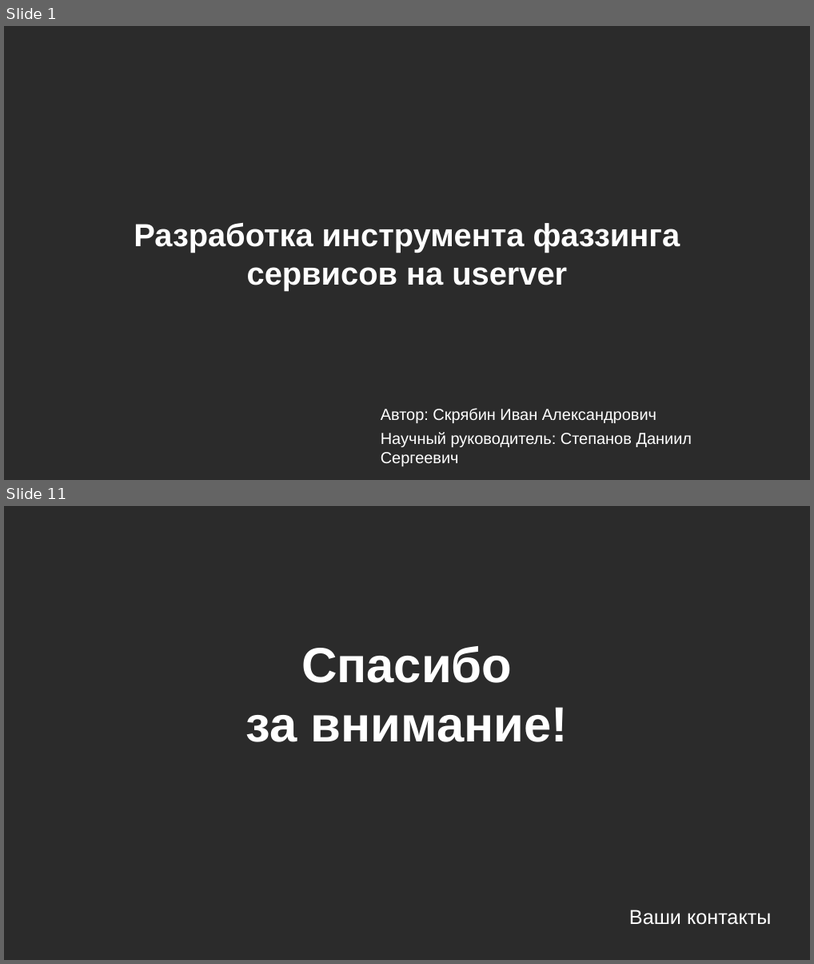
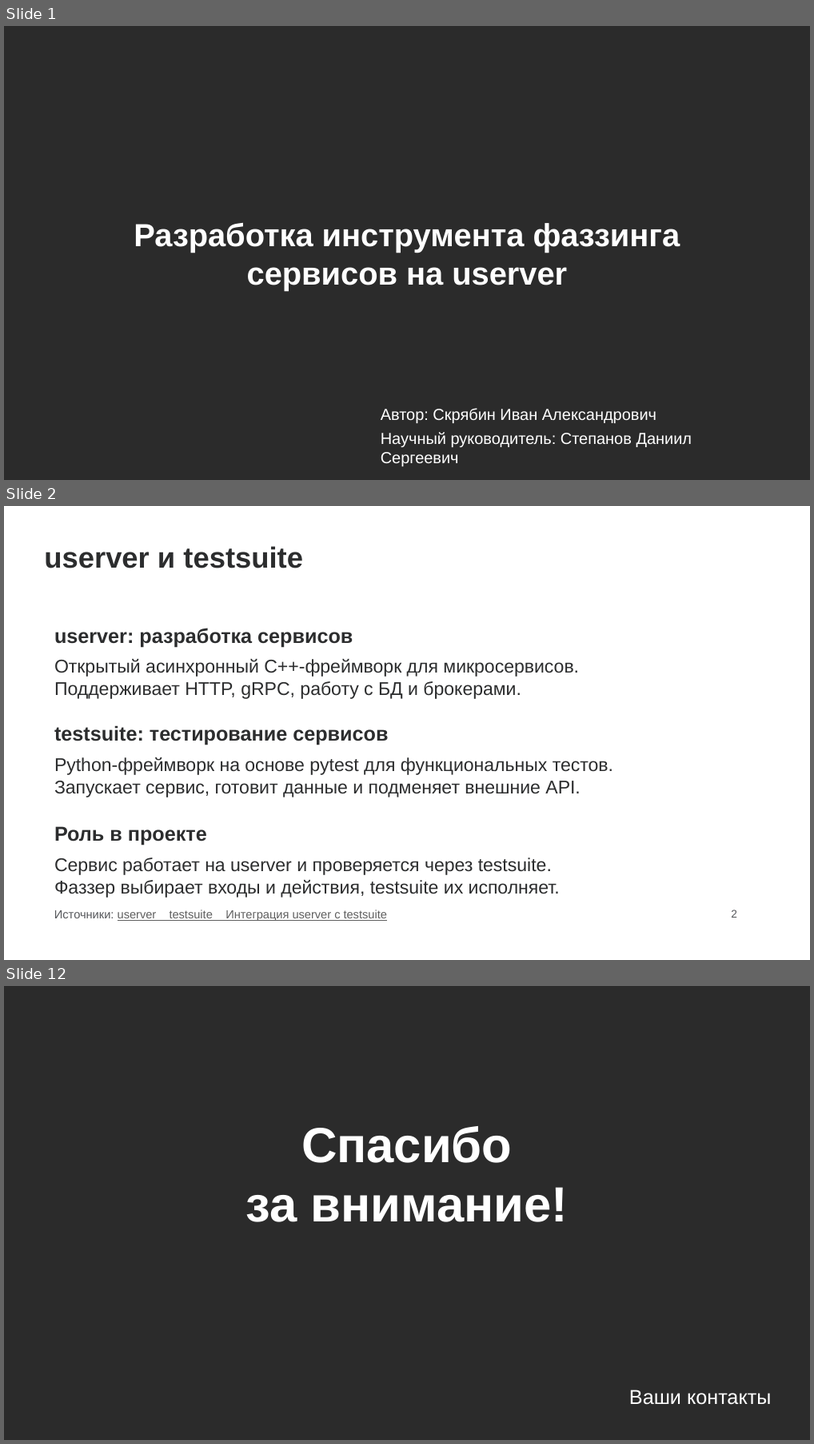
Before and after one commit to Malevrovich/userver-fuzzing, a slide deck: docs/presentation/project.pptx. Shown one above the other, each under a label of ours: slides 1 and 11 before the commit, slides 1, 2 and 12 after it; the slides between them are not shown. The pictures are 814x964 and 814x1444 pixels, drawn with LibreOffice and Linux fonts; fonts in the diff are those of the drawing; background and template pictures are left out; a plain dark background stands for a picture behind light text. Boxes give left, top, right and bottom in pixels: in the first picture for what was removed or moved away, otherwise in the second. Text is boxed around its words. In the diff, an @@ line names an element or a change of style, - is before the commit and + after.

Commit message:
docs: introduce userver and testsuite in thesis slides

```diff
--- a/docs/presentation/project.pptx
+++ b/docs/presentation/project.pptx
@@ slide 2 added at (x1=4, y1=506, x2=810, y2=960), background picture (left out) @@
@@ title added at (x1=44, y1=546, x2=303, y2=568), 26 pt, text #2C2D2E, bold @@
+userver и testsuite
@@ text added at (x1=54, y1=628, x2=353, y2=647), 18 pt, text #2C2D2E, bold @@
+userver: разработка сервисов
@@ text added at (x1=54, y1=659, x2=579, y2=699), 16.5 pt, text #2C2D2E @@
+Открытый асинхронный C++-фреймворк для микросервисов.
+Поддерживает HTTP, gRPC, работу с БД и брокерами.
@@ text added at (x1=54, y1=725, x2=388, y2=745), 18 pt, text #2C2D2E, bold @@
+testsuite: тестирование сервисов
@@ text added at (x1=54, y1=757, x2=614, y2=797), 16.5 pt, text #2C2D2E @@
+Python-фреймворк на основе pytest для функциональных тестов.
+Запускает сервис, готовит данные и подменяет внешние API.
@@ text added at (x1=54, y1=826, x2=207, y2=845), 18 pt, text #2C2D2E, bold @@
+Роль в проекте
@@ text added at (x1=54, y1=857, x2=560, y2=897), 16.5 pt, text #2C2D2E @@
+Сервис работает на userver и проверяется через testsuite.
+Фаззер выбирает входы и действия, testsuite их исполняет.
@@ text added at (x1=54, y1=909, x2=387, y2=920), 10.5 pt, text #5F5F5F, underline @@
+Источники: userver testsuite Интеграция userver с testsuite
@@ text added at (x1=731, y1=909, x2=738, y2=917), 9.8 pt, text #55575B @@
+2
@@ what was slide 11 is now slide 12 @@
```
Also in this commit, not shown: 9 slides changed, 1 other file.
